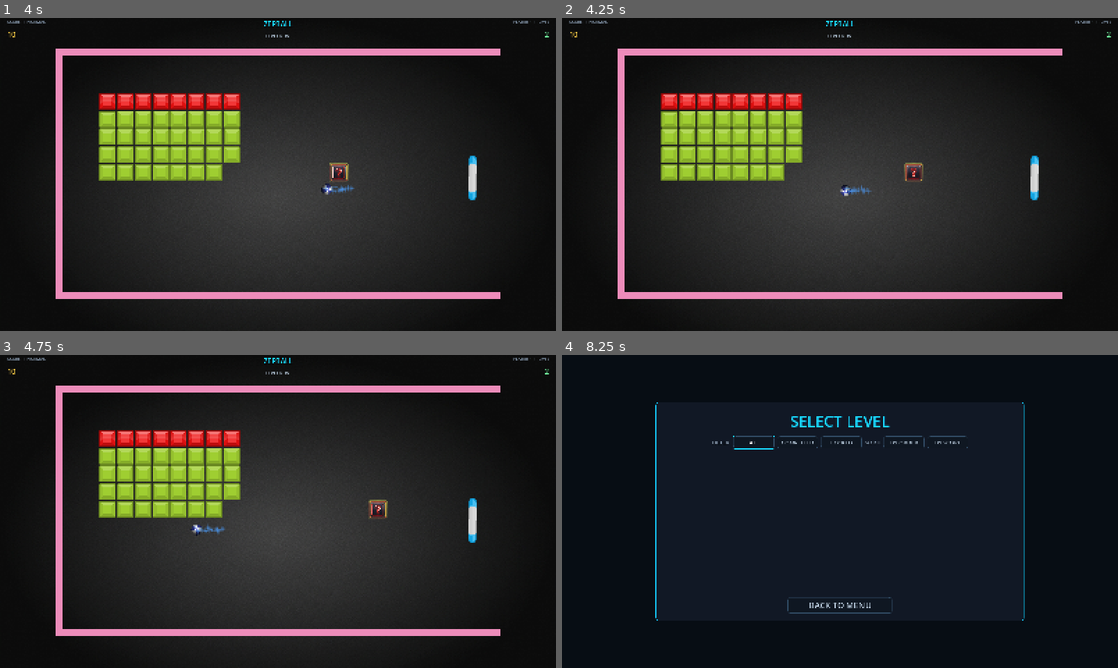
Above: before the commit, frames 1-4 (two rows, left to right).
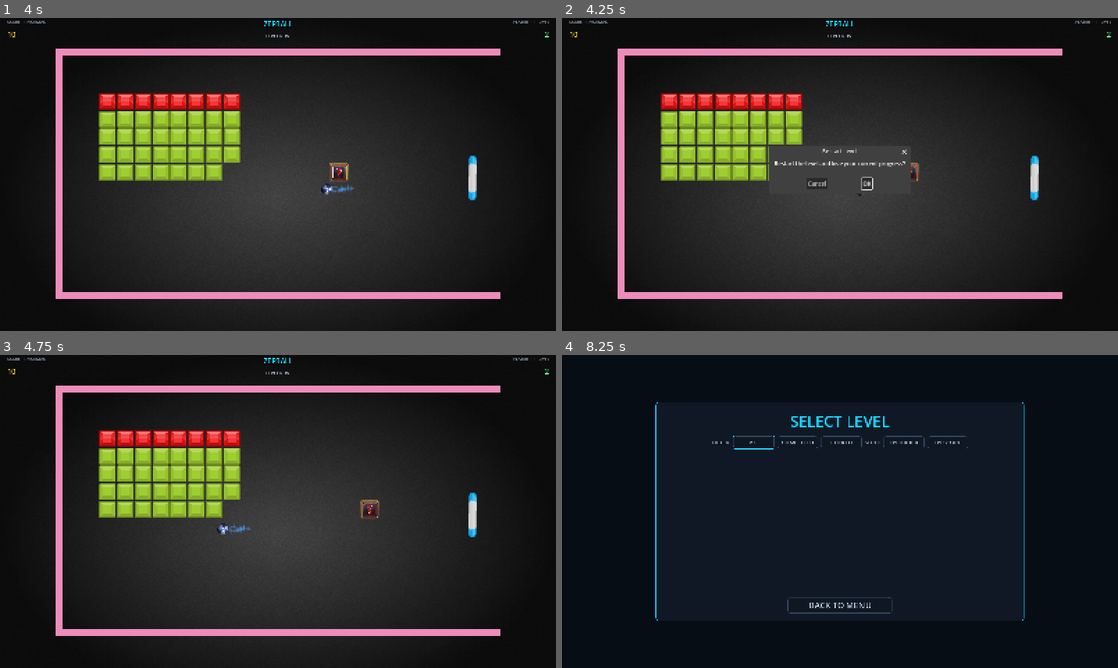
Above: after the commit, the same moments.

Repository: zepanv/zepball
Game: Godot game, scene res://scenes/main/main.tscn
Two runs of this game, one before a commit and one after it. Both use one fixed random seed, a clock stepped at 60 frames per second and the inputs below. This scene is started directly instead of the project's main scene.
Inputs (mouse positions are in pixels of both pictures, inside the frame that each line leads up to):
- Up to frame 1 (4 s): tap Enter (ui_accept) at 0.5, 1.52, 1.55, 1.82, 2.3, 3.02, 3.05, 3.32, 3.77, 3.8 s; move the mouse to (305, 174) at 0.52 s; hold Enter (ui_accept) 0.53-1.28 s; hold = (audio_volume_up) from 0.53 s (still down); click (305, 174) at 0.67 s; move the mouse to (250, 174) at 1.27 s; tap ] (audio_next_track) at 1.35 s; click (250, 174) at 1.42 s; move the mouse to (289, 168) at 2.02 s; hold [ (audio_prev_track) 2.03-2.78 s; click (289, 168) at 2.17 s; move the mouse to (272, 180) at 2.77 s; tap Space (launch_ball) at 2.85 s; click (272, 180) at 2.92 s; move the mouse to (316, 177) at 3.52 s; hold Shift from 3.53 s (still down); click (316, 177) at 3.67 s
- Up to frame 2 (4.25 s): keep holding = (audio_volume_up); keep holding Shift; tap Enter (ui_accept) at 4.07 s; tap R (restart_game) at 4.15 s
- Up to frame 3 (4.75 s): release = (audio_volume_up) at 4.25 s; release Shift at 4.25 s; click (305, 520) at 4.25 s, where only the run after the commit has a clickable "OK"
- Up to frame 4 (8.25 s): move the mouse to (795, 508) at 5.02 s; hold = (audio_volume_up) 5.03-5.75 s; tap C at 5.1 s; click (795, 508) at 5.17 s; tap Enter (ui_accept) at 5.27, 5.3, 5.57 s; tap Escape (ui_cancel) at 5.65 s; click "PLAY AGAIN" at 5.75 s; click "PLAY AGAIN" at 6.5 s; click "PLAY AGAIN" at 7.25 s; click "LEVEL SELECT" at 8 s

Frame 1 is identical in both runs. In frame 2, 1.0% of the frame differs, in the area x 37-65%, y 40-57%; in frame 3, 0.6%; in frame 4, less than 0.1%.

Commit message:
fix: controller navigation, scrolling, and input bugs
- Stats/high scores screens: add controller scroll support via
  ui_up/ui_down input handling; high scores uses _input to intercept
  before focus navigation, stats uses _unhandled_input
- Set select screen: enable follow_focus on scroll container so
  D-pad navigation between pack cards auto-scrolls the list
- Paddle: replace move_and_slide() with direct position update to fix
  controller movement being blocked upward when ball is grabbed at
  top of paddle (mouse was unaffected as it bypasses physics)
- Restart level: show confirmation dialog before restarting during
  active gameplay; pauses scene tree while confirming
- Game over / level complete: remove ui_accept from _unhandled_input
  to fix controller A button triggering both the focused button action
  and the shortcut handler simultaneously (caused new game to start
  when selecting Main Menu in blitz game over)

Co-Authored-By: Claude Sonnet 4.6 <noreply@anthropic.com>

Diff:
--- a/scenes/ui/set_select.tscn
+++ b/scenes/ui/set_select.tscn
@@ -68,6 +68,7 @@
 layout_mode = 2
 size_flags_vertical = 3
 size_flags_horizontal = 3
+follow_focus = true
 
 [node name="SetsContainer" type="VBoxContainer" parent="VBoxContainer/ContentContainer/PackListContainer/ScrollContainer"]
 layout_mode = 2
--- a/scripts/main.gd
+++ b/scripts/main.gd
@@ -91,6 +91,7 @@
 var _pending_extra_ball_spawns: int = 0  # Triple ball spawns deferred until ball is released
 var is_survival_mode: bool = false
 var is_blitz_mode: bool = false
+var _restart_confirm: ConfirmationDialog = null
 
 const MAIN_SURVIVAL_HELPER_SCRIPT: GDScript = preload("res://scripts/main_survival_helper.gd")
 var survival_helper: RefCounted = null
@@ -155,6 +156,28 @@
 		connect_brick_signals()
 
 	_apply_wall_color()
+	_create_restart_confirm()
+
+func _create_restart_confirm() -> void:
+	_restart_confirm = ConfirmationDialog.new()
+	_restart_confirm.title = "Restart Level"
+	_restart_confirm.dialog_text = "Restart the level and lose your current progress?"
+	_restart_confirm.process_mode = Node.PROCESS_MODE_ALWAYS
+	_restart_confirm.confirmed.connect(_on_restart_confirmed)
+	_restart_confirm.canceled.connect(_on_restart_confirm_canceled)
+	_restart_confirm.close_requested.connect(_on_restart_confirm_canceled)
+	add_child(_restart_confirm)
+
+func _show_restart_confirm() -> void:
+	get_tree().paused = true
+	_restart_confirm.popup_centered()
+
+func _on_restart_confirmed() -> void:
+	get_tree().paused = false
+	MenuController.restart_current_level()
+
+func _on_restart_confirm_canceled() -> void:
+	get_tree().paused = false
 
 func _restore_set_state(saved_score: int, saved_lives: int, saved_perfect: bool, saved_combo: int, saved_no_miss: int) -> void:
 	"""Restore game state when continuing a set (called deferred to ensure HUD is ready)"""
@@ -508,9 +531,15 @@
 
 func _input(event):
 	"""Handle input for restart and debug/testing"""
-	# Restart with input action
 	if Input.is_action_just_pressed("restart_game"):
-		MenuController.restart_current_level()
+		var in_active_gameplay: bool = game_manager != null and (
+			game_manager.game_state == game_manager.GameState.PLAYING or
+			game_manager.game_state == game_manager.GameState.READY
+		)
+		if in_active_gameplay:
+			_show_restart_confirm()
+		else:
+			MenuController.restart_current_level()
 
 	if event is InputEventKey and event.pressed and not event.echo:
 		if OS.is_debug_build() and event.keycode == KEY_C:
--- a/scripts/paddle.gd
+++ b/scripts/paddle.gd
@@ -121,9 +121,12 @@
 	velocity.x = 0.0
 	velocity.y = input_velocity_y
 
-	# Move paddle (only matters for keyboard control now)
+	# Move paddle via direct position update (mirrors mouse control path).
+	# move_and_slide() is intentionally avoided here: it runs physics collision which
+	# can block upward movement when a grabbed ball's CharacterBody2D is sitting above
+	# the paddle center. Ball-paddle collision is handled by the ball's move_and_collide().
 	if input_velocity_y != 0.0:
-		move_and_slide()
+		position.y += input_velocity_y * delta
 
 	# Clamp position to boundaries (dynamic based on paddle height)
 	if position.y < min_bound_y:
--- a/scripts/ui/game_over.gd
+++ b/scripts/ui/game_over.gd
@@ -124,7 +124,7 @@
 func _unhandled_input(event: InputEvent) -> void:
 	if Time.get_ticks_msec() - _ready_time < 500:
 		return
-	if event.is_action_pressed("restart_game") or event.is_action_pressed("ui_accept"):
+	if event.is_action_pressed("restart_game"):
 		get_viewport().set_input_as_handled()
 		_on_retry_button_pressed()
 	elif event.is_action_pressed("ui_cancel"):
--- a/scripts/ui/high_scores.gd
+++ b/scripts/ui/high_scores.gd
@@ -2,6 +2,8 @@
 
 ## High Scores Menu - Display cross-profile leaderboards with a shared layout contract
 const UI_THEME = preload("res://scripts/ui/ui_theme.gd")
+
+const SCROLL_STEP := 80
 const ROW_SCENE = preload("res://scenes/ui/components/high_score_row.tscn")
 
 const FILTER_TABS := [
@@ -131,6 +133,25 @@
 		set_filter_dropdown.add_item(str(set_filter.get("title", "")))
 	set_filter_dropdown.select(_get_set_filter_index(current_set_challenge_filter))
 
+func _input(event: InputEvent) -> void:
+	# Set filter dropdown handles its own up/down navigation
+	if get_viewport().gui_get_focus_owner() == set_filter_dropdown:
+		return
+	if event.is_action_pressed("ui_down", true):
+		var vbar := scroll_container.get_v_scroll_bar()
+		var scroll_max := int(vbar.max_value - vbar.page)
+		if scroll_container.scroll_vertical < scroll_max:
+			scroll_container.scroll_vertical += SCROLL_STEP
+		elif get_viewport().gui_get_focus_owner() != back_button:
+			back_button.grab_focus()
+		accept_event()
+	elif event.is_action_pressed("ui_up", true):
+		if scroll_container.scroll_vertical > 0:
+			scroll_container.scroll_vertical -= SCROLL_STEP
+		elif get_viewport().gui_get_focus_owner() != filter_tabs:
+			filter_tabs.grab_focus()
+		accept_event()
+
 func _unhandled_input(event: InputEvent) -> void:
 	if event.is_action_pressed("ui_cancel"):
 		_on_back_pressed()
@@ -175,16 +196,13 @@
 	set_filter_dropdown.disabled = not showing_set_filter
 	column_header_panel.visible = true
 
-	filter_tabs.focus_neighbor_bottom = filter_tabs.get_path_to(back_button)
-	back_button.focus_neighbor_top = back_button.get_path_to(filter_tabs)
-
 	if showing_set_filter:
 		filter_tabs.focus_neighbor_right = filter_tabs.get_path_to(set_filter_dropdown)
 		set_filter_dropdown.focus_neighbor_left = set_filter_dropdown.get_path_to(filter_tabs)
 		set_filter_dropdown.focus_neighbor_bottom = set_filter_dropdown.get_path_to(back_button)
-		back_button.focus_neighbor_top = back_button.get_path_to(set_filter_dropdown)
 	else:
 		filter_tabs.focus_neighbor_right = NodePath("")
+		set_filter_dropdown.focus_neighbor_bottom = NodePath("")
 
 func _render_overall_view() -> void:
 	_set_view_text(
--- a/scripts/ui/level_complete.gd
+++ b/scripts/ui/level_complete.gd
@@ -184,7 +184,7 @@
 func _unhandled_input(event: InputEvent) -> void:
 	if Time.get_ticks_msec() - _ready_time < 500:
 		return
-	if event.is_action_pressed("ui_accept"):
+	if event.is_action_pressed("restart_game"):
 		get_viewport().set_input_as_handled()
 		if not next_level_button.disabled:
 			_on_next_level_button_pressed()
--- a/scripts/ui/stats.gd
+++ b/scripts/ui/stats.gd
@@ -2,6 +2,8 @@
 
 ## Stats Screen - Display player statistics and achievements
 const UI_THEME = preload("res://scripts/ui/ui_theme.gd")
+
+const SCROLL_STEP := 80
 
 @onready var background = $Background
 @onready var panel = $ScreenMargin/CenterContainer/Panel
@@ -21,6 +23,7 @@
 @onready var playtime_label = $ScreenMargin/CenterContainer/Panel/MarginContainer/VBoxContainer/ContentRow/StatsSection/PlaytimeLabel
 
 # Achievements container
+@onready var achievements_scroll_container = $ScreenMargin/CenterContainer/Panel/MarginContainer/VBoxContainer/ContentRow/AchievementsSection/ScrollContainer
 @onready var achievements_container = $ScreenMargin/CenterContainer/Panel/MarginContainer/VBoxContainer/ContentRow/AchievementsSection/ScrollContainer/AchievementsContainer
 
 func _ready():
@@ -45,6 +48,12 @@
 func _unhandled_input(event: InputEvent) -> void:
 	if event.is_action_pressed("ui_cancel"):
 		_on_back_pressed()
+		accept_event()
+	elif event.is_action_pressed("ui_down", true):
+		achievements_scroll_container.scroll_vertical += SCROLL_STEP
+		accept_event()
+	elif event.is_action_pressed("ui_up", true):
+		achievements_scroll_container.scroll_vertical -= SCROLL_STEP
 		accept_event()
 
 func _populate_statistics():
